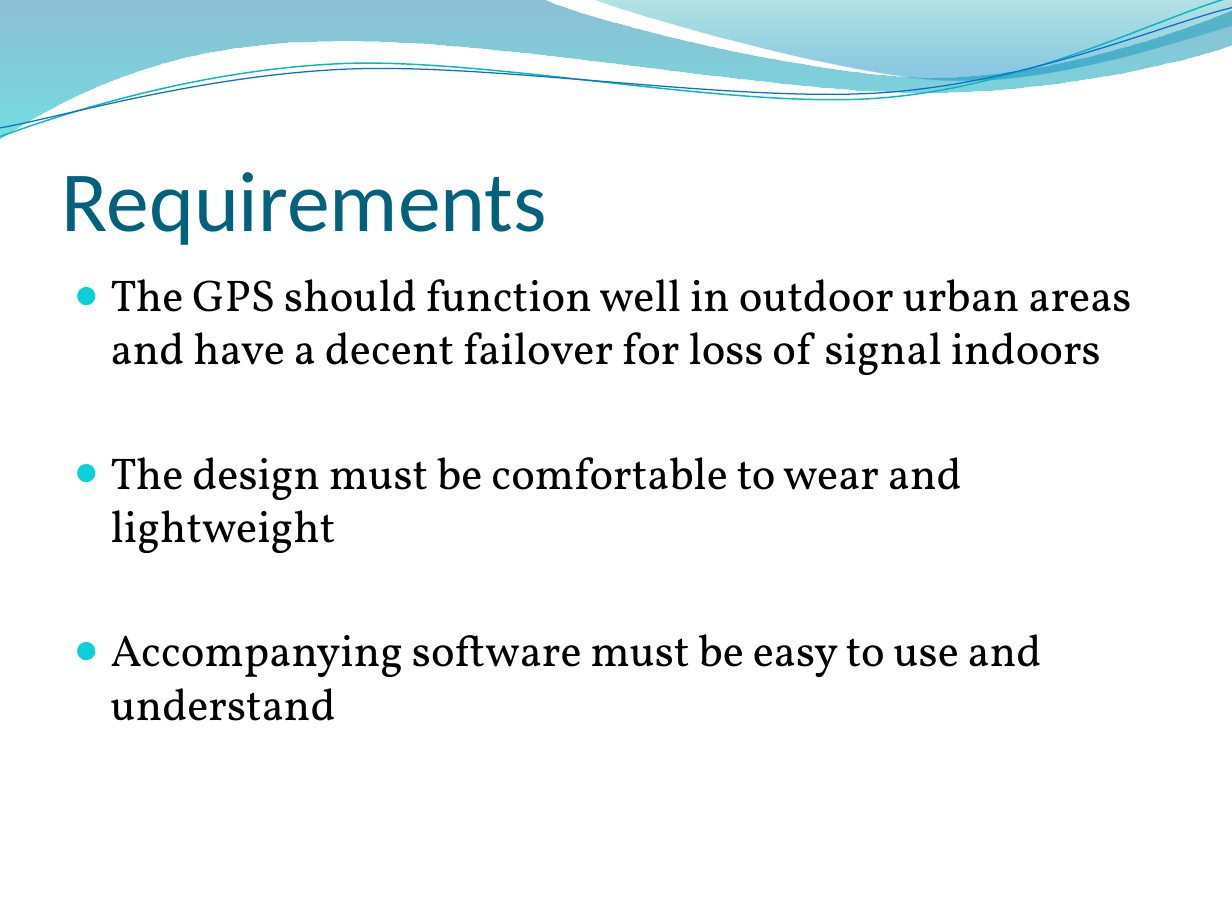
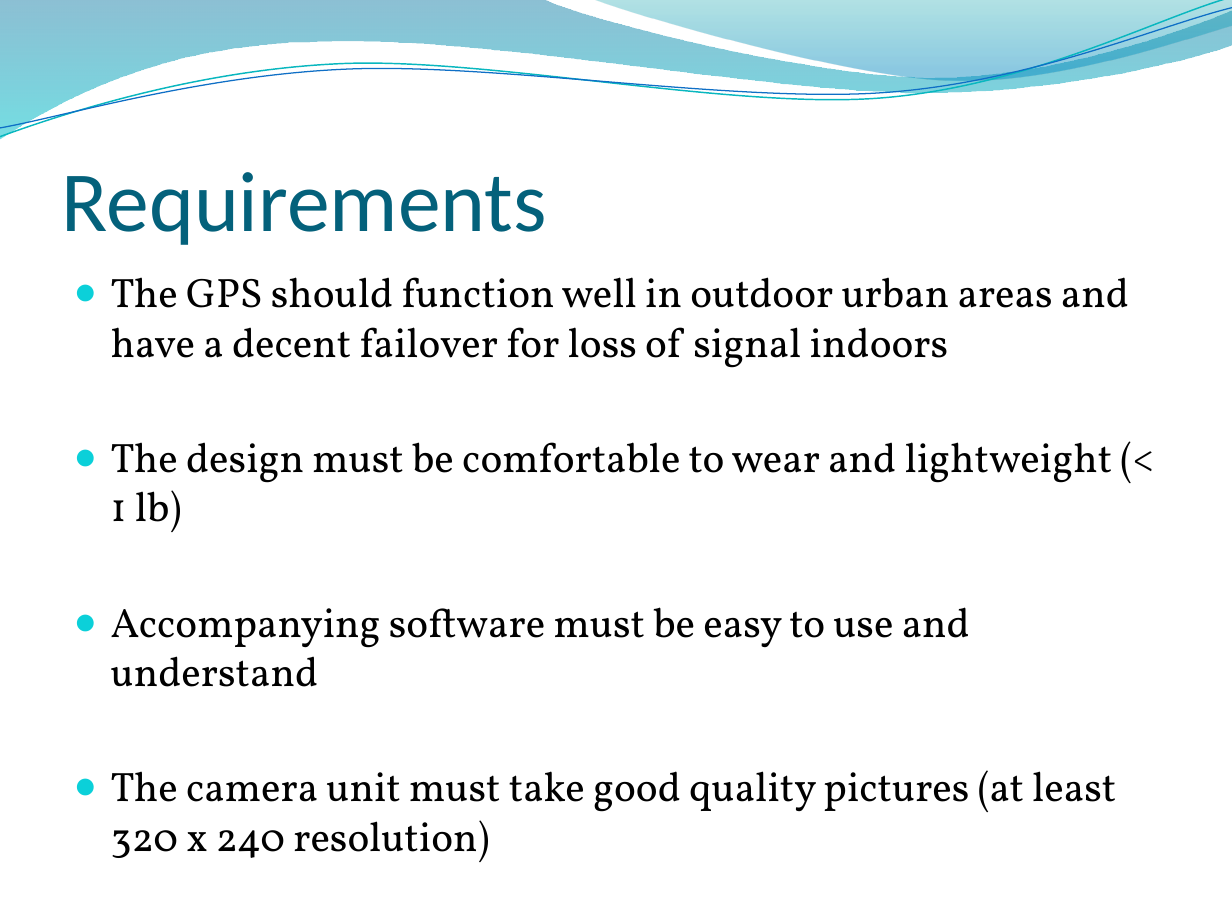
Before and after one commit to tasbal/cpsc483, a slide deck: slide 7 of MISC/Final Presentation.pptx. Drawn at 1232x924 pixels with LibreOffice and Linux fonts; fonts in the diff are those of the drawing; background and template pictures are left out. Boxes give left, top, right and bottom in pixels: in the first picture for what was removed or moved away, otherwise in the second. Text is boxed around its words. In the diff, an @@ line names an element or a change of style, - is before the commit and + after.

Commit message:
Some presentation changes

```diff
--- a/MISC/Final Presentation.pptx
+++ b/MISC/Final Presentation.pptx
@@ text at bbox=[111, 277, 1129, 687]: size 26 to 24.1 pt in "The GPS should function well in outdoor ...", "Accompanying software must be easy to use ..." @@
@@ text at bbox=[111, 442, 1113, 532]: text changed; size 26 to 24.1 pt @@
-● The design must be comfortable to wear and lightweight
+● The design must be comfortable to wear and lightweight (< 1 lb)
@@ text at bbox=[111, 770, 1116, 862]: paragraph added @@
+● The camera unit must take good quality pictures (at least 320 x 240 resolution)
```
Also in this commit, not shown: 1 other slide changed.
